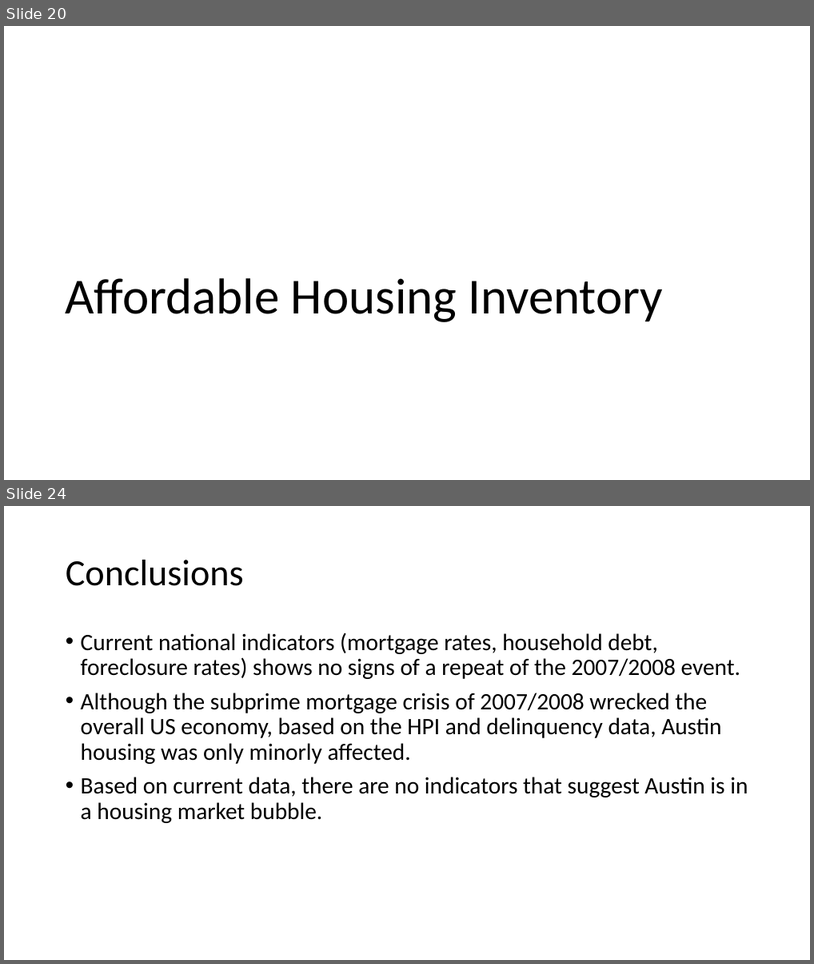
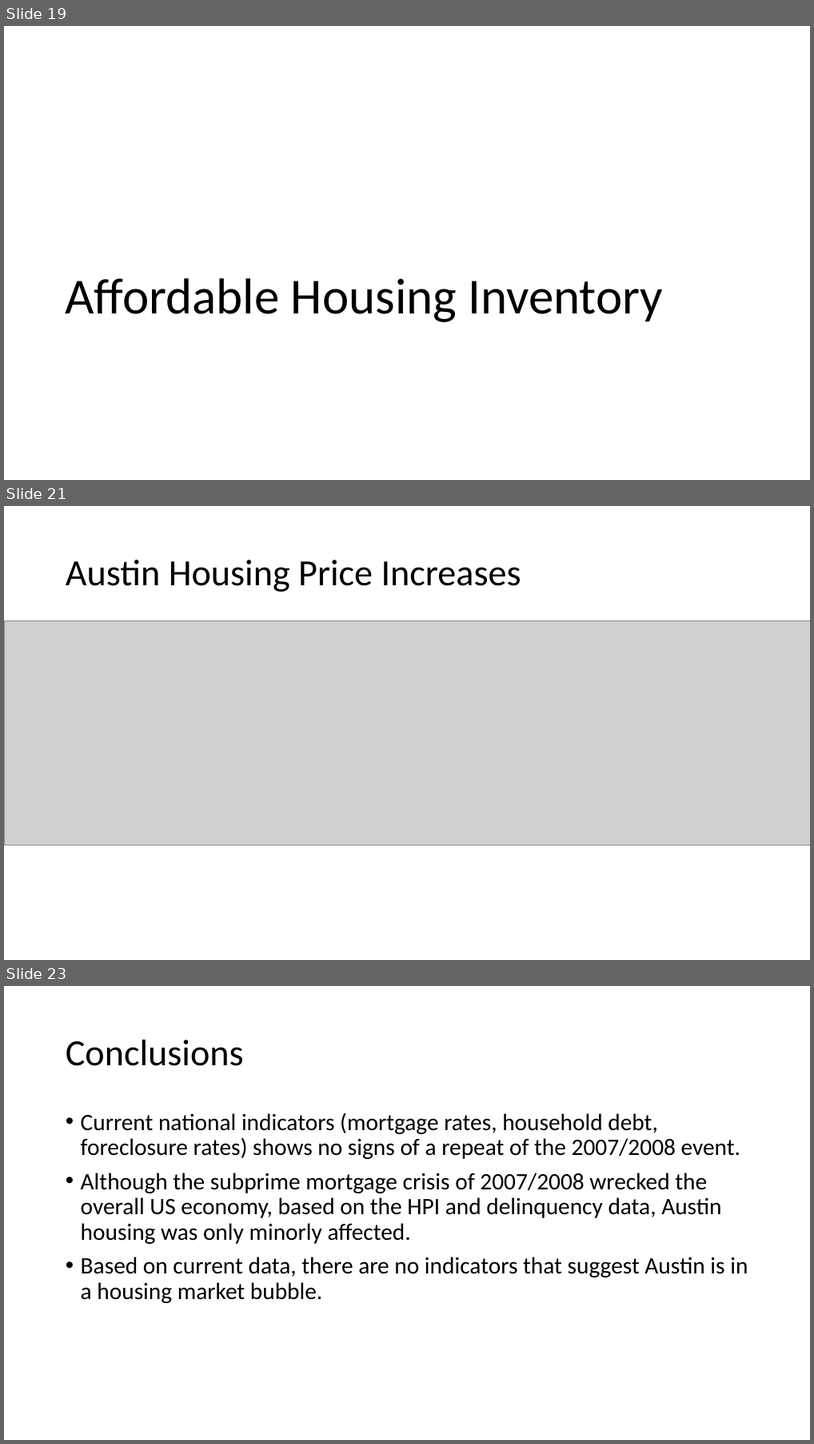
Before and after one commit to bowielh/Project1_Group1, a slide deck: Housing_Bubble.pptx. Shown one above the other, each under a label of ours: slides 20 and 24 before the commit, slides 19, 21 and 23 after it; the slides between them are not shown. The pictures are 814x964 and 814x1444 pixels, drawn with LibreOffice and Linux fonts; fonts in the diff are those of the drawing; grey boxes stand for pictures. Boxes give left, top, right and bottom in pixels: in the first picture for what was removed or moved away, otherwise in the second. Text is boxed around its words. In the diff, an @@ line names an element or a change of style, - is before the commit and + after.

```diff
--- a/Housing_Bubble.pptx
+++ b/Housing_Bubble.pptx
@@ slide 21 added at [4, 506, 810, 960], background #FFFFFF @@
@@ title added at [66, 560, 522, 592], 44 pt, text #000000 @@
+Austin Housing Price Increases
@@ picture added at [4, 621, 810, 844] @@
@@ what was slide 20 is now slide 19 @@
@@ what was slide 24 is now slide 23 @@
```
Also in this commit, not shown: 5 slides changed, 3 other slides added, 3 slides removed, 5 other files.
